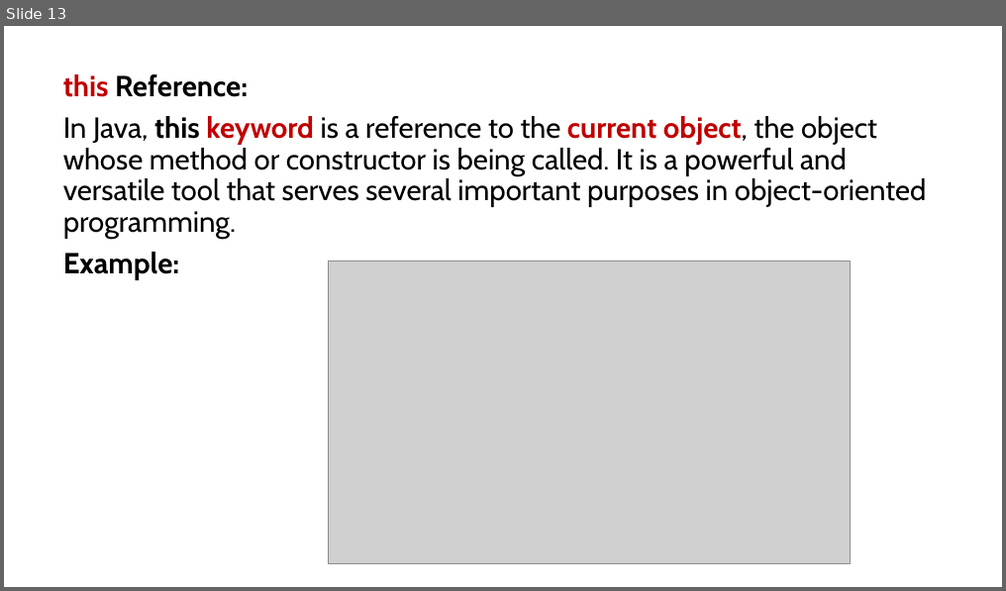
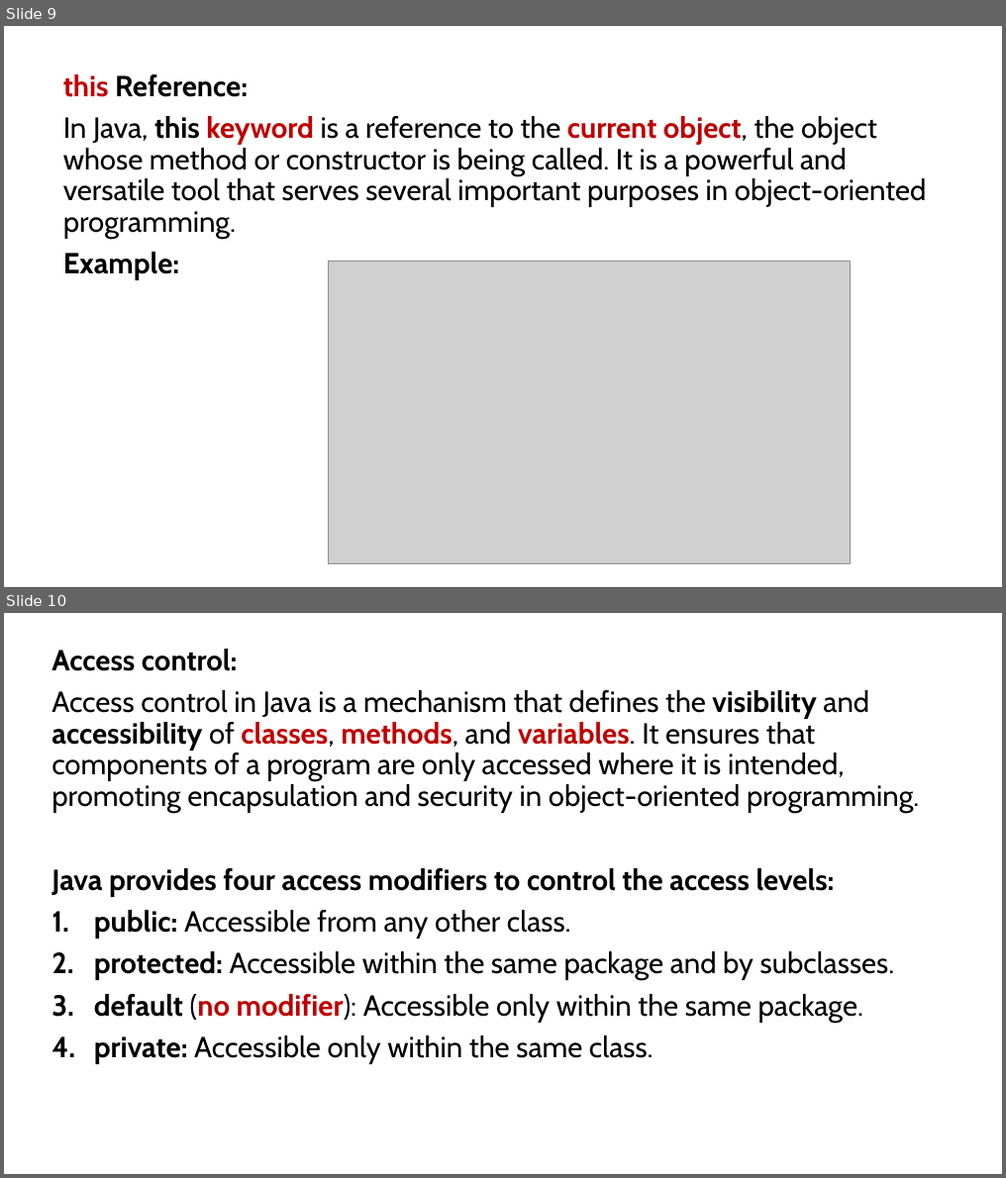
Before and after one commit to PRAMOD-VISHNU-NAIK/MCA-2nd-Sem-Shridevi-College, a slide deck: Theory Class-Notes/Continue.pptx. Shown one above the other, each under a label of ours: slide 13 before the commit, slides 9 and 10 after it. The pictures are 1006x591 and 1006x1178 pixels, drawn with LibreOffice and Linux fonts; fonts in the diff are those of the drawing; grey boxes stand for pictures. Boxes give left, top, right and bottom in pixels: in the first picture for what was removed or moved away, otherwise in the second. Text is boxed around its words. In the diff, an @@ line names an element or a change of style, - is before the commit and + after.

```diff
--- a/Theory Class-Notes/Continue.pptx
+++ b/Theory Class-Notes/Continue.pptx
@@ slide 10 added at (4, 613, 1002, 1174), background #FFFFFF @@
@@ text added at (52, 649, 919, 1064), 28 pt, text #000000 @@
+Access control:
+Access control in Java is a mechanism that defines the visibility and accessibility of classes, methods, and variables. It ensures that components of a program are only accessed where it is intended, promoting encapsulation and security in object-oriented programming.
+Java provides four access modifiers to control the access levels:
+1. public: Accessible from any other class.
+2. protected: Accessible within the same package and by subclasses.
+3. default (no modifier): Accessible only within the same package.
+4. private: Accessible only within the same class.
@@ what was slide 13 is now slide 9 @@
```
Also in this commit, not shown: 2 slides changed, 12 other slides added, 5 slides removed.
